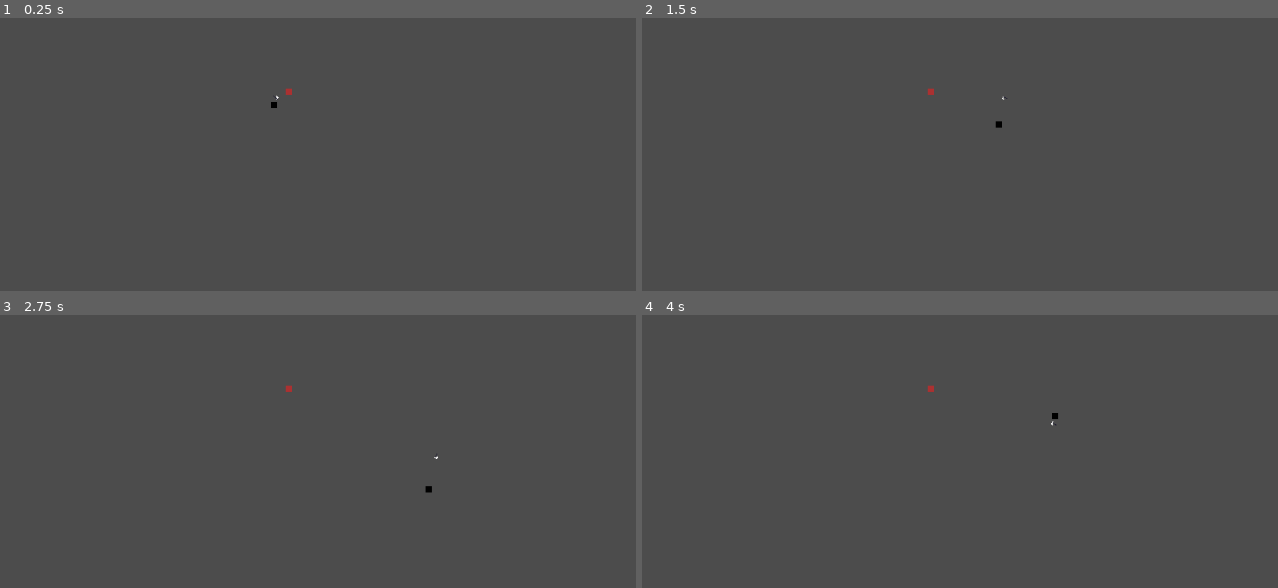
Above: before the commit, frames 1-4 (two rows, left to right).
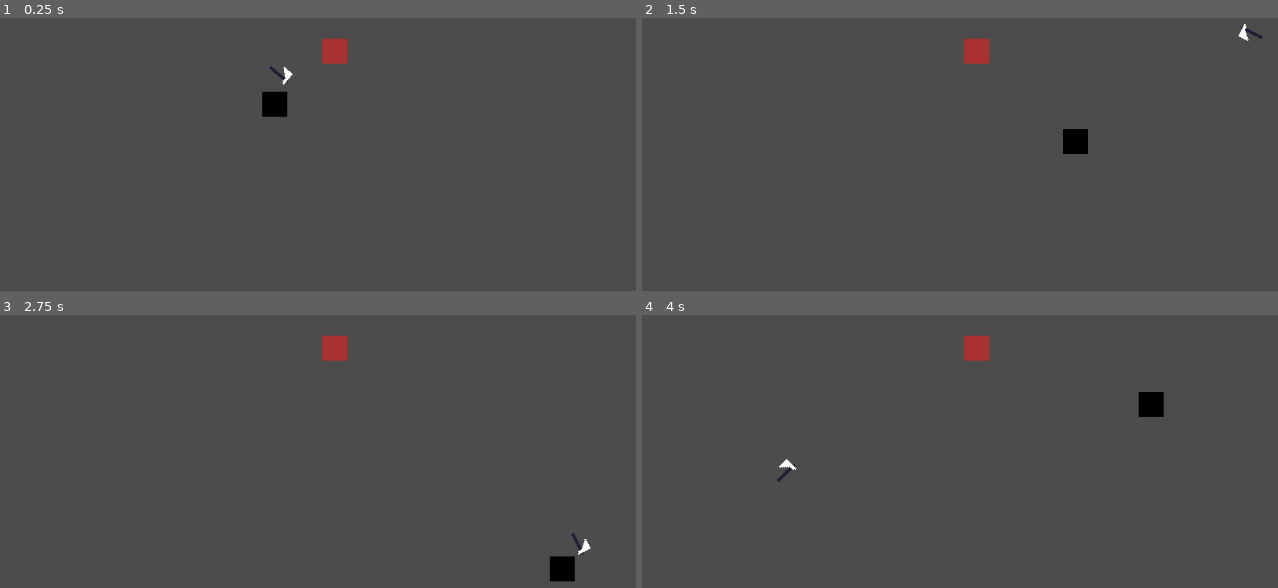
Above: after the commit, the same moments.

Repository: renzoventura/god-of-war
Game: Godot game, scene res://scenes/level/TemplateLevel.tscn
The game is run twice, just before and just after one commit, with the same random seed, the same clock (stepped at 60 frames per second) and the same inputs.
Inputs (mouse positions are in pixels of both pictures, inside the frame that each line leads up to):
- Up to frame 1 (0.25 s): no input
- Up to frame 2 (1.5 s): tap Enter at 0.5 s; move the mouse to (1093, 80) at 0.52 s; hold D (right) 0.53-1.28 s; right-click (1093, 80) at 0.6 s; tap Space (dash, bound only after the commit) at 0.8, 1.35 s; move the mouse to (756, 127) at 1.27 s; hold S (down) from 1.28 s (still down)
- Up to frame 3 (2.75 s): right-click (114, 424) at 1.55 s; move the mouse to (outside the picture) at 2.02 s; release S (down) at 2.03 s; hold D (right) from 2.03 s (still down); click (outside the picture) at 2.1 s; tap Space (dash, bound only after the commit) at 2.3 s
- Up to frame 4 (4 s): move the mouse to (877, 495) at 2.77 s; release D (right) at 2.78 s; hold W (up) 2.78-3.53 s; right-click (877, 495) at 2.85 s; move the mouse to (1157, 473) at 3.52 s; hold A (left) from 3.53 s (still down); tap Space (dash, bound only after the commit) at 3.6 s

The runs differ from the first frame. In frame 1, 0.8% of the frame differs, in the area x 41-55%, y 7-37%; in frame 2, 0.9%; in frame 3, 0.9%, in the area x 44-93%, y 7-98%; in frame 4, 0.9%.

Commit message:
Final changes for day 1

Diff:
--- a/project.godot
+++ b/project.godot
@@ -55,6 +55,12 @@
 "events": [ Object(InputEventMouseButton,"resource_local_to_scene":false,"resource_name":"","device":0,"alt":false,"shi …(212 unchanged characters)…
  ]
 }
+dash={
+"deadzone": 0.5,
+"events": [ Object(InputEventKey,"resource_local_to_scene":false,"resource_name":"","device":0,"alt":false,"shift":false,"control":false,"meta":false,"command":false,"pressed":false,"scancode":32,"unicode":0,"echo":false,"script":null)
+, Object(InputEventKey,"resource_local_to_scene":false,"resource_name":"","device":0,"alt":false,"shift":false,"control":false,"meta":false,"command":false,"pressed":false,"scancode":16777237,"unicode":0,"echo":false,"script":null)
+ ]
+}
 
 [layer_names]
 
--- /dev/null
+++ b/scenes/level/Camera2D.gd
@@ -0,0 +1,17 @@
+extends Camera2D
+
+
+# Declare member variables here. Examples:
+# var a = 2
+# var b = "text"
+
+
+# Called when the node enters the scene tree for the first time.
+func _ready():
+	var image = preload("res://assets/player/cross_hair.png" )
+	Input.set_custom_mouse_cursor(image, 0.5)
+
+
+# Called every frame. 'delta' is the elapsed time since the previous frame.
+#func _process(delta):
+#	pass
--- /dev/null
+++ b/scenes/level/TemplateLevel.gd
@@ -0,0 +1,6 @@
+extends Node2D
+
+func _ready():
+	pass
+#	var image = preload("res://assets/player/cross_hair.png" )
+#	Input.set_custom_mouse_cursor(image)
--- a/scenes/level/TemplateLevel.tscn
+++ b/scenes/level/TemplateLevel.tscn
@@ -1,16 +1,18 @@
-[gd_scene load_steps=3 format=2]
+[gd_scene load_steps=4 format=2]
 
 [ext_resource path="res://scenes/player/Player.tscn" type="PackedScene" id=1]
 [ext_resource path="res://scenes/enemy/Enemy.tscn" type="PackedScene" id=2]
+[ext_resource path="res://scenes/level/TemplateLevel.gd" type="Script" id=3]
 
 [node name="TemplateLevel" type="Node2D"]
+script = ExtResource( 3 )
 
 [node name="Player" parent="." instance=ExtResource( 1 )]
 
 [node name="Camera2D" type="Camera2D" parent="."]
 position = Vector2( -0.35849, 0.71698 )
 current = true
-zoom = Vector2( 2, 2 )
+zoom = Vector2( 0.5, 0.5 )
 
 [node name="Enemy" parent="." instance=ExtResource( 2 )]
 position = Vector2( 38.4196, -33.8093 )
--- a/scenes/player/Player.gd
+++ b/scenes/player/Player.gd
@@ -1,8 +1,8 @@
 extends KinematicBody2D
 
 var motion = Vector2(0,0)
-var SPEED = 200;
-var MAX_SPEED = 200;
+var SPEED = 100;
+var MAX_SPEED = 120;
 const FRICTION = 0.1
 
 onready var sword_position = $"Center"
@@ -14,14 +14,15 @@
 func _process(delta):
 	move()
 	move_sword()
+	dash()
 	move_and_slide(motion)
 
 func move():
 	if(is_thrown):
-		SPEED = 250;
+		SPEED = 120;
 		MAX_SPEED = SPEED;
 	else:
-		SPEED = 200;
+		SPEED = 100;
 		MAX_SPEED = SPEED;
 	if Input.is_action_pressed("up"):
 		motion.y = clamp(motion.y - SPEED, -MAX_SPEED, 0)
@@ -35,6 +36,11 @@
 		motion.x = clamp(motion.x + SPEED, 0, MAX_SPEED)
 	else:
 		motion.x = lerp(motion.x, 0, FRICTION)
+
+func dash():
+	if(Input.is_action_just_pressed("dash")):
+		print("DASHING")
+
 
 func move_sword():
 	if(!is_thrown):
--- a/scenes/player/Sword.gd
+++ b/scenes/player/Sword.gd
@@ -2,9 +2,8 @@
 
 enum {IDLE, FLY, STICK}
 
-export (float) var acceleration = 0.1 * 60
-export (float) var fly_speed = 8 * 60
-export (float) var return_speed = 1 * 60
+export (float) var acceleration = 2 * 60
+export (float) var fly_speed = 50 * 60
 
 onready var animationPlayer = $"SwordArea/AnimationPlayer"
 onready var parent: = get_parent()
@@ -38,7 +37,7 @@
 		attack()
 	if Input.is_action_just_pressed("throw"):
 		retrieve()
-		fly_speed = 8 * 60
+		fly_speed = 20 * 60
 		if(!is_returnable):
 			 $ReturnTimer.start()
 		get_tree().call_group("Player", "disable_axe_movement")
@@ -84,7 +83,6 @@
 
 func _on_Timer_timeout():
 	can_return = true
-	speed = return_speed
 
 func _on_Area2D_body_entered(body):
 	if(body.name == "Player" and state == STICK and is_returnable):
Binary file added: assets/player/cross_hair.png
Not shown, added: assets/player/cross_hair.png.import
